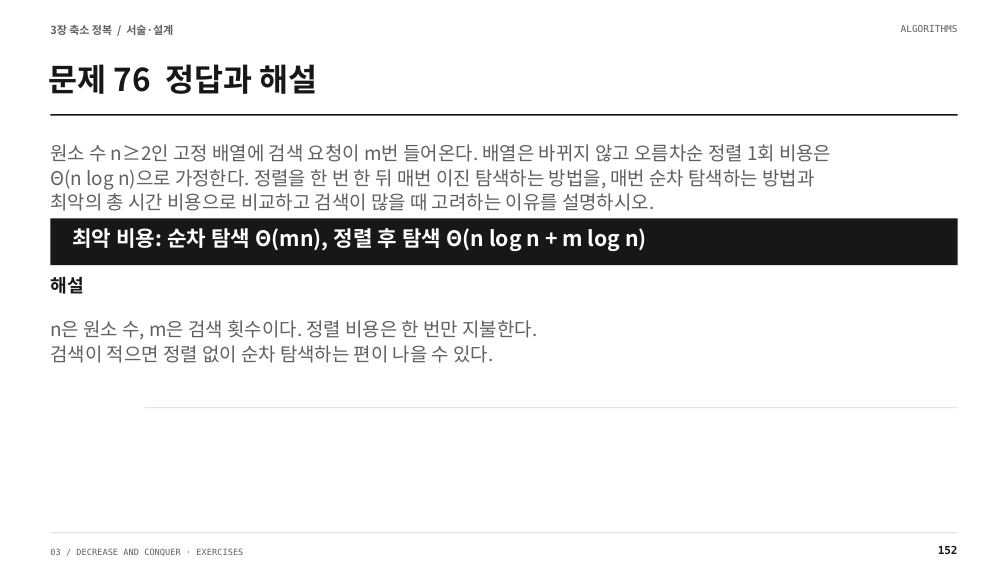
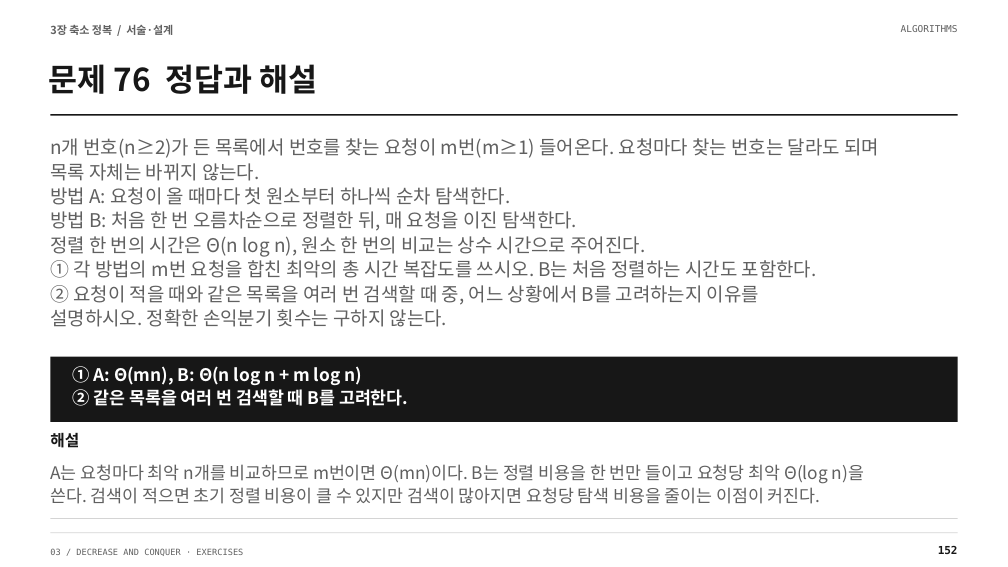
Before and after one commit to Sangdon-Park/Sangdon-Park.github.io, a slide deck: slide 138 of data/알고리즘/3장_연습문제_100문항_수업용.pptx. Drawn at 1008x567 pixels with LibreOffice and Linux fonts; fonts in the diff are those of the drawing. Boxes give left, top, right and bottom in pixels: in the first picture for what was removed or moved away, otherwise in the second. Text is boxed around its words. In the diff, an @@ line names an element or a change of style, - is before the commit and + after.

Commit message:
fix: clarify lecture exercises and align numbered coding practice

```diff
--- a/data/알고리즘/3장_연습문제_100문항_수업용.pptx
+++ b/data/알고리즘/3장_연습문제_100문항_수업용.pptx
@@ text at [50,138,879,327]: text changed @@
-원소 수 n≥2인 고정 배열에 검색 요청이 m번 들어온다. 배열은 바뀌지 않고 오름차순 정렬 1회 비용은
-Θ(n log n)으로 가정한다. 정렬을 한 번 한 뒤 매번 이진 탐색하는 방법을, 매번 순차 탐색하는 방법과
-최악의 총 시간 비용으로 비교하고 검색이 많을 때 고려하는 이유를 설명하시오.
+n개 번호(n≥2)가 든 목록에서 번호를 찾는 요청이 m번(m≥1) 들어온다. 요청마다 찾는 번호는 달라도 되며
+목록 자체는 바뀌지 않는다.
+방법 A: 요청이 올 때마다 첫 원소부터 하나씩 순차 탐색한다.
+방법 B: 처음 한 번 오름차순으로 정렬한 뒤, 매 요청을 이진 탐색한다.
+정렬 한 번의 시간은 Θ(n log n), 원소 한 번의 비교는 상수 시간으로 주어진다.
+① 각 방법의 m번 요청을 합친 최악의 총 시간 복잡도를 쓰시오. B는 처음 정렬하는 시간도 포함한다.
+② 요청이 적을 때와 같은 목록을 여러 번 검색할 때 중, 어느 상황에서 B를 고려하는지 이유를
+설명하시오. 정확한 손익분기 횟수는 구하지 않는다.
@@ rectangle: place and size @@
-rectangle at [51,219,958,265]
+rectangle at [51,357,958,422]
@@ text at [72,366,408,406]: text changed; size 20.2 to 16.5 pt @@
-최악 비용: 순차 탐색 Θ(mn), 정렬 후 탐색 Θ(n log n + m log n)
+① A: Θ(mn), B: Θ(n log n + m log n)
+② 같은 목록을 여러 번 검색할 때 B를 고려한다.
@@ text "해설": place and size @@
-text "해설" at [50,276,83,294]
+text "해설" at [50,433,79,448]
@@ text "해설" at [50,433,79,448]: size 17.2 to 15 pt @@
@@ text at [50,464,864,504]: text changed; size 18 to 16.5 pt @@
-n은 원소 수, m은 검색 횟수이다. 정렬 비용은 한 번만 지불한다.
-검색이 적으면 정렬 없이 순차 탐색하는 편이 나을 수 있다.
+A는 요청마다 최악 n개를 비교하므로 m번이면 Θ(mn)이다. B는 정렬 비용을 한 번만 들이고 요청당 최악 Θ(log n)을
+쓴다. 검색이 적으면 초기 정렬 비용이 클 수 있지만 검색이 많아지면 요청당 탐색 비용을 줄이는 이점이 커진다.
@@ rectangle: place and size @@
-rectangle at [145,408,958,408]
+rectangle at [51,518,958,519]
```
Also in this commit, not shown: 108 other slides changed, 24 other files.
